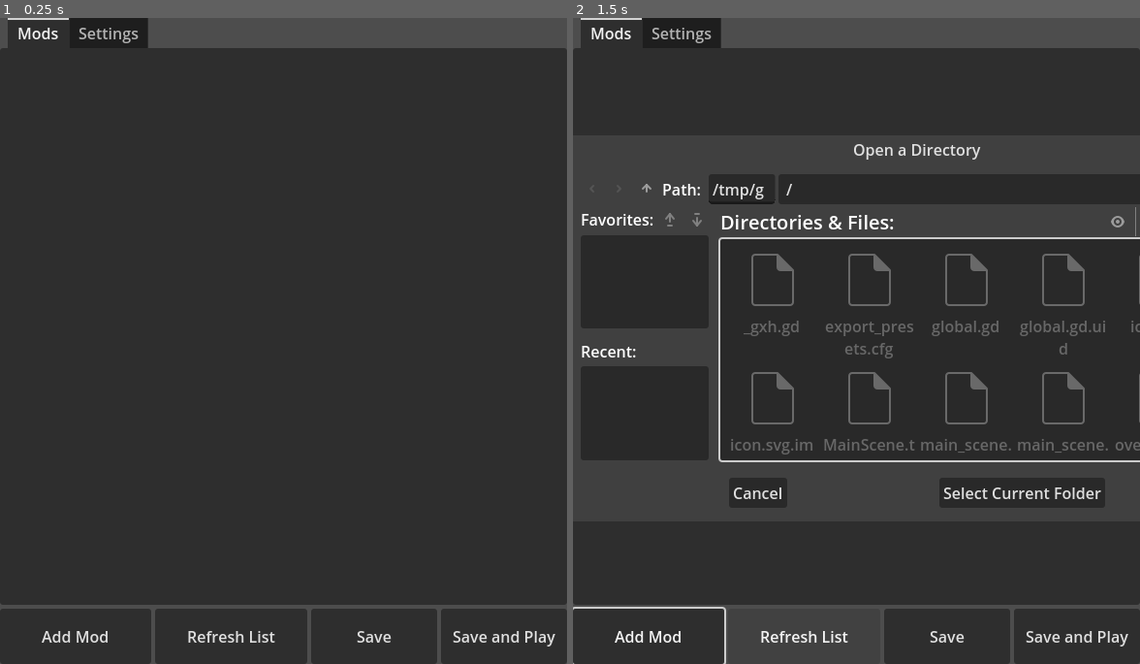
Above: before the commit, frames 1-2 (left to right).
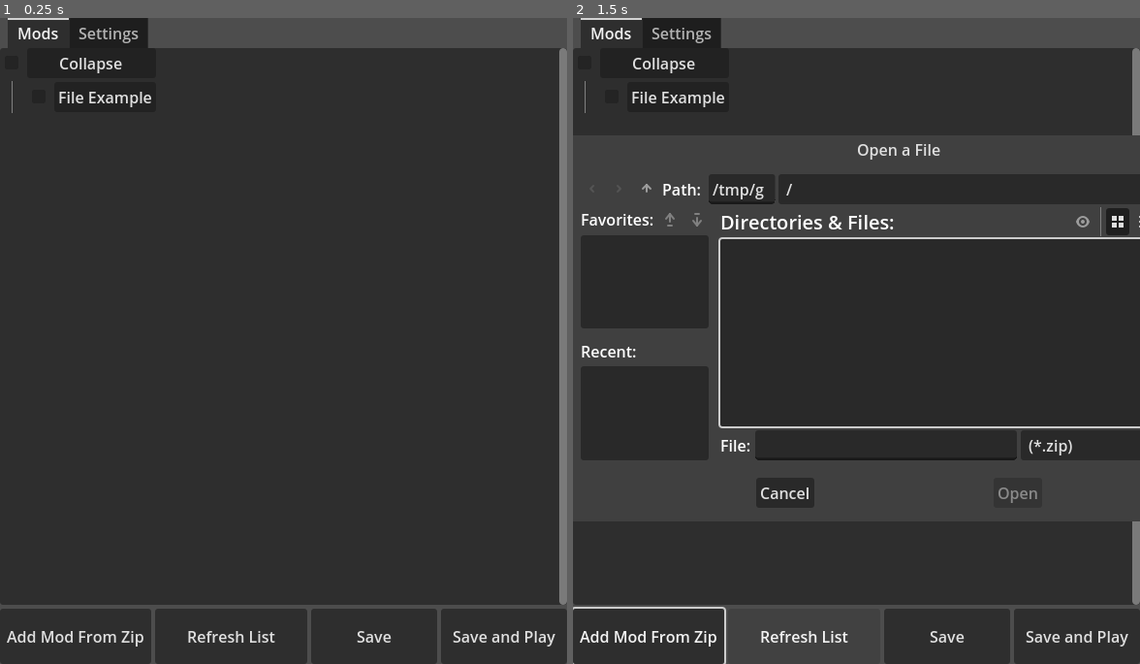
Above: after the commit, the same moments.

Repository: Euclase777/cross-worlds-mod-manager
Game: Godot game, scene res://MainScene.tscn
Two runs of this game, one before a commit and one after it. Both use one fixed random seed, a clock stepped at 60 frames per second and the inputs below.
Inputs:
- Up to frame 1 (0.25 s): no input
- Up to frame 2 (1.5 s): click "Add Mod" (after the commit: "Add Mod From Zip") at 0.5 s; click "Refresh List" at 1.25 s

The runs differ from the first frame. In frame 1, 1.7% of the frame differs, in the area x 1-100%, y 4-98%; in frame 2, 4.1%.
Error in both runs: Attempt to call function 'get_position' in base 'null instance' on a null instance. (res://main_scene.gd:43)

Commit message:
Collapsible Lists

Diff:
--- a/MainScene.tscn
+++ b/MainScene.tscn
@@ -31,6 +31,7 @@
 [node name="ScrollContainer" type="ScrollContainer" parent="VBoxContainer/TabContainer/Mods"]
 layout_mode = 2
 size_flags_vertical = 3
+vertical_scroll_mode = 2
 
 [node name="VBoxModsList" type="VBoxContainer" parent="VBoxContainer/TabContainer/Mods/ScrollContainer"]
 layout_mode = 2
@@ -38,7 +39,6 @@
 size_flags_vertical = 3
 
 [node name="GridContainer" type="GridContainer" parent="VBoxContainer/TabContainer/Mods/ScrollContainer/VBoxModsList"]
-visible = false
 layout_mode = 2
 columns = 2
 
@@ -46,11 +46,10 @@
 layout_mode = 2
 size_flags_vertical = 3
 
-[node name="Label" type="Label" parent="VBoxContainer/TabContainer/Mods/ScrollContainer/VBoxModsList/GridContainer"]
-layout_mode = 2
-size_flags_horizontal = 3
-size_flags_vertical = 6
-text = "Folder Example"
+[node name="Button" type="Button" parent="VBoxContainer/TabContainer/Mods/ScrollContainer/VBoxModsList/GridContainer"]
+layout_mode = 2
+toggle_mode = true
+text = "Collapse"
 
 [node name="VSeparator" type="VSeparator" parent="VBoxContainer/TabContainer/Mods/ScrollContainer/VBoxModsList/GridContainer"]
 layout_mode = 2
@@ -66,7 +65,7 @@
 layout_mode = 2
 size_flags_vertical = 3
 
-[node name="Label" type="Label" parent="VBoxContainer/TabContainer/Mods/ScrollContainer/VBoxModsList/GridContainer/VBoxContainer/GridContainer"]
+[node name="Button" type="Button" parent="VBoxContainer/TabContainer/Mods/ScrollContainer/VBoxModsList/GridContainer/VBoxContainer/GridContainer"]
 layout_mode = 2
 size_flags_horizontal = 3
 size_flags_vertical = 6
@@ -150,7 +149,7 @@
 [node name="ButtonAdd" type="Button" parent="VBoxContainer/HBoxContainer"]
 layout_mode = 2
 size_flags_horizontal = 3
-text = "Add Mod"
+text = "Add Mod From Zip"
 
 [node name="ButtonRefreshList" type="Button" parent="VBoxContainer/HBoxContainer"]
 layout_mode = 2
@@ -172,6 +171,7 @@
 title = "Profiles"
 initial_position = 1
 size = Vector2i(585, 442)
+visible = false
 transient = true
 exclusive = true
 borderless = true
--- a/main_scene.gd
+++ b/main_scene.gd
@@ -177,7 +177,7 @@
 		if (not file_name.begins_with(".")) and (not file_name.ends_with(".ini")):
 			var gc = GridContainer.new()
 			var cb = CheckBox.new()
-			var label = Label.new()
+			var label = Button.new()
 			list.add_child(gc)
 			gc.name=file_name
 			gc.columns=2
@@ -188,8 +188,17 @@
 			gc.add_child(label)
 			label.text=file_name
 			if dir.current_is_dir():
+				var vbc = VBoxContainer.new()
 				var sep = VSeparator.new()
-				var vbc = VBoxContainer.new()
+				label.toggle_mode=true
+				label.toggled.connect(func(toggled_on):
+					if toggled_on:
+						pass
+					else:
+						pass
+					vbc.visible=not(toggled_on)
+					sep.visible=not(toggled_on)
+				)
 				gc.add_child(sep)
 				gc.add_child(vbc)
 				cb.toggled.connect(func(toggled_on) -> void:
@@ -217,12 +226,26 @@
 
 func _on_button_add_pressed() -> void:
 	var fd := FileDialog.new()
-	fd.file_mode = FileDialog.FILE_MODE_OPEN_DIR
+	fd.file_mode = FileDialog.FILE_MODE_OPEN_FILE
 	fd.access = FileDialog.ACCESS_FILESYSTEM
 	fd.use_native_dialog = true
+	fd.set_filters(PackedStringArray(["*.zip"]))
 	add_child(fd)
-	fd.dir_selected.connect(func(_path: String) -> void:
-		fd.queue_free()
+	fd.file_selected.connect(func(path: String) -> void:
+		var reader = ZIPReader.new()
+		err = reader.open(path)
+		print(path.get_file().trim_suffix(".zip"))
+		var root_dir = DirAccess.open(mods_path.text)
+		var files = reader.get_files()
+		for file_path in files:
+			if file_path.ends_with("/"):
+				root_dir.make_dir_recursive(file_path)
+				continue
+			root_dir.make_dir_recursive(root_dir.get_current_dir().path_join(path.get_file().trim_suffix(".zip")).path_join(file_path).get_base_dir())
+			var file = FileAccess.open(root_dir.get_current_dir().path_join(path.get_file().trim_suffix(".zip")).path_join(file_path), FileAccess.WRITE)
+			var buffer = reader.read_file(file_path)
+			file.store_buffer(buffer)
+		reader.close()
 	)
 	fd.popup_centered()
 
--- a/project.godot
+++ b/project.godot
@@ -23,6 +23,7 @@
 
 window/size/viewport_width=585
 window/size/viewport_height=666
+window/size/resizable=false
 
 [rendering]
 
Binary file added: Logo.png
Not shown, added: Logo.png.import
Not shown, changed: CrossWorldsModManager.exe
